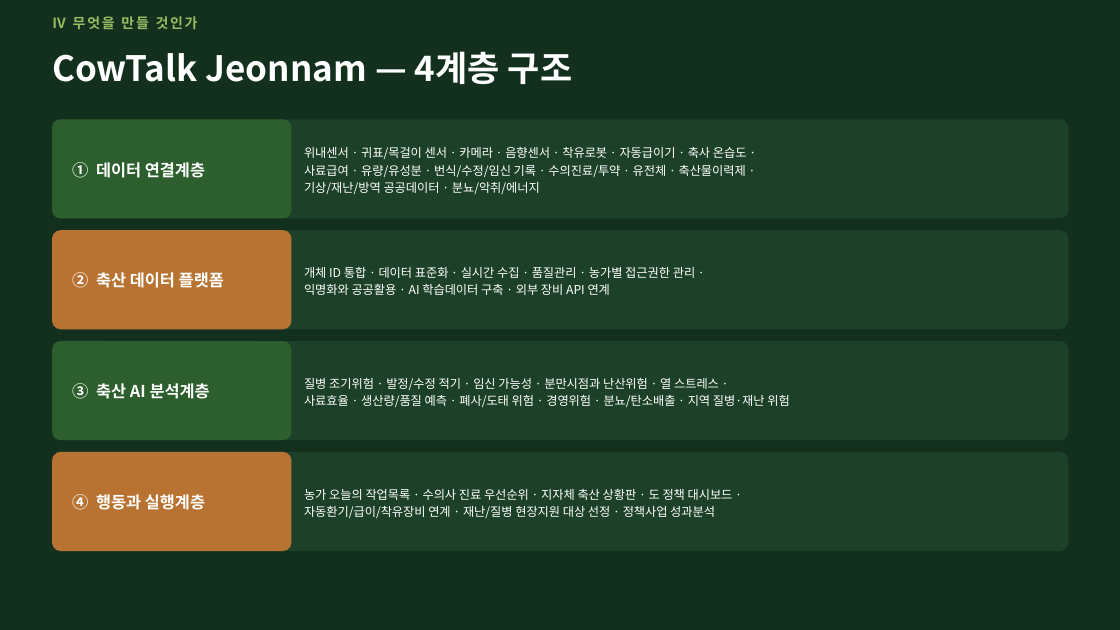
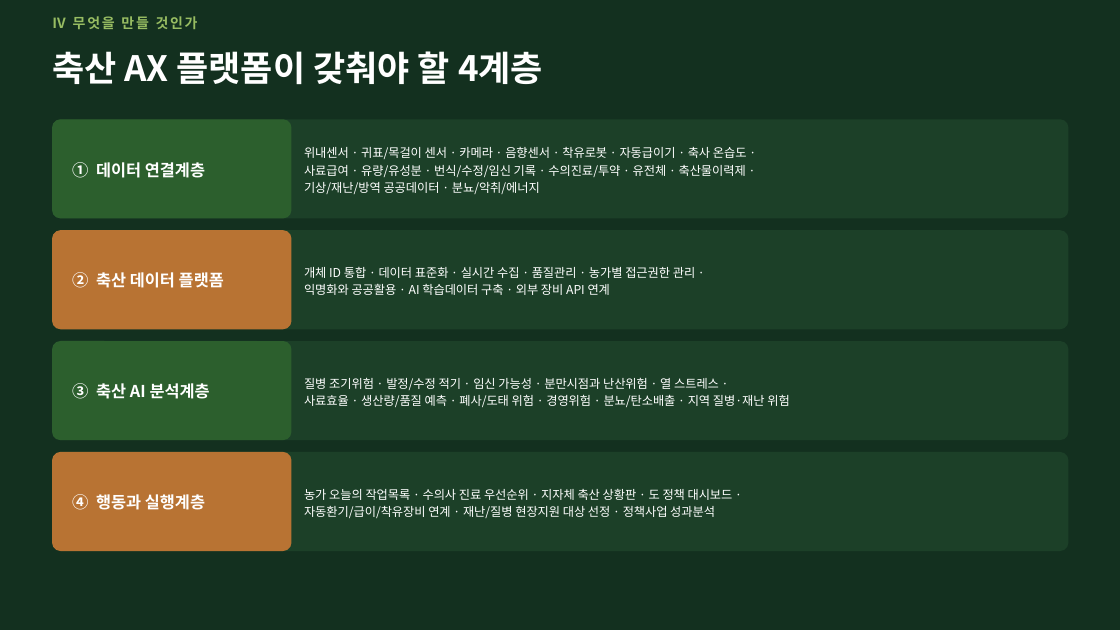
Before and after one commit to hhj3150/Dr-Ha--agent, a slide deck: slide 28 of deliverables/2026-08-03-jeonnam-province/전남축산AX플랫폼_정책제안.pptx (slide 26 before the commit). Drawn at 1120x630 pixels with LibreOffice and Linux fonts; fonts in the diff are those of the drawing. Boxes give left, top, right and bottom in pixels: in the first picture for what was removed or moved away, otherwise in the second. Text is boxed around its words. In the diff, an @@ line names an element or a change of style, - is before the commit and + after.

```diff
--- a/deliverables/2026-08-03-jeonnam-province/전남축산AX플랫폼_정책제안.pptx
+++ b/deliverables/2026-08-03-jeonnam-province/전남축산AX플랫폼_정책제안.pptx
@@ text at (x1=52, y1=51, x2=543, y2=84): text changed @@
-CowTalk Jeonnam — 4계층 구조
+축산 AX 플랫폼이 갖춰야 할 4계층
```
Also in this commit, not shown: 5 other slides changed, 2 slides added, 2 other files.
